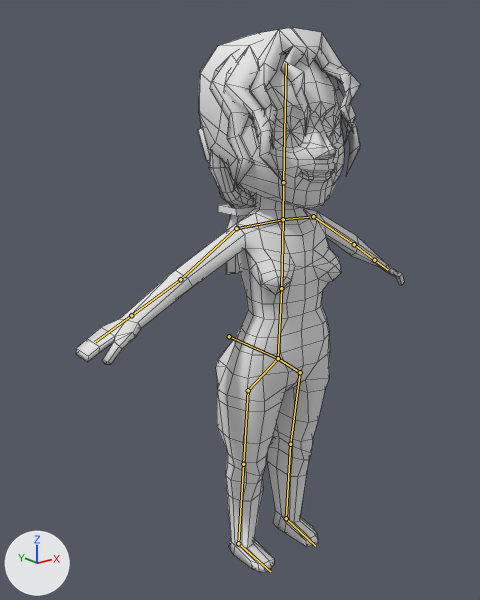
What one commit did to the Blender file OculusWalkerDemo/_asset/Chr/c9000/c9000.blend.
One viewpoint serves both versions: a camera (50 mm lens) standing at (-1.373, -1.603, 1.563) and looking at (-0.072, 0.023, 0.913). The lights are fixed; the arrows at lower left show +X, +Y and +Z. The bones that bend it are drawn over the model as lines. Mesh edges are drawn as thin lines.

Objects in the first picture: 'body'.
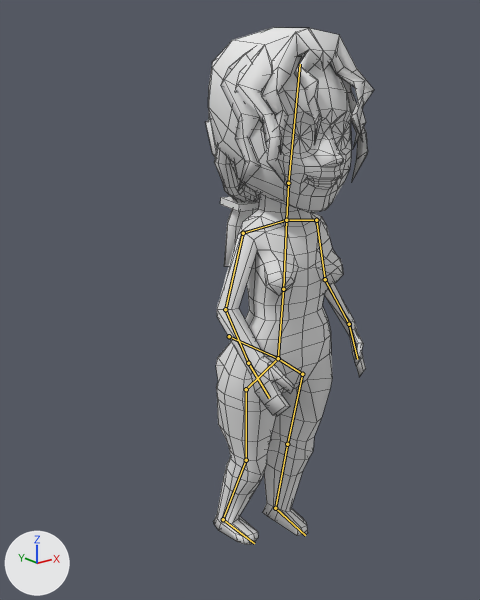
The newer file adds an action. The first version stands in its rest pose; the second is drawn at frame 25 of the action 'Jog'.

Where the change shows, as pixel boxes (x1, y1, x2, y2) in the pictures (480 x 600 px):
'body', posed (49% narrower): before (76, 27, 404, 573); after (206, 27, 374, 545)
bone 'Spine', root to tip: before (278, 358) to (281, 288); after (278, 358) to (283, 289)
bone 'Chest', root to tip: before (281, 288) to (283, 219); after (283, 289) to (286, 220)
bone 'Shoulder_R', root to tip: before (283, 219) to (236, 228); after (286, 220) to (243, 233)
bone 'UpperArm_R', root to tip: before (236, 228) to (180, 279); after (243, 233) to (225, 309)
bone 'LowerArm_R', root to tip: before (180, 279) to (131, 315); after (225, 309) to (248, 363)
bone 'Hand_R', root to tip: before (131, 315) to (95, 342); after (248, 363) to (269, 398)
bone 'Shoulder_L', root to tip: before (283, 219) to (313, 216); after (286, 220) to (316, 220)
bone 'UpperArm_L', root to tip: before (313, 216) to (354, 244); after (316, 220) to (325, 279)
bone 'LowerArm_L', root to tip: before (354, 244) to (374, 260); after (325, 279) to (349, 324)
bone 'Hand_L', root to tip: before (374, 260) to (388, 270); after (349, 324) to (357, 359)
bone 'Head', root to tip: before (283, 182) to (286, 63); after (288, 183) to (300, 64)
bone 'Hip_R', root to tip: before (278, 358) to (248, 390); after (278, 358) to (246, 389)
bone 'UpperLeg_R', root to tip: before (248, 390) to (243, 464); after (246, 389) to (246, 460)
bone 'LowerLeg_R', root to tip: before (243, 464) to (238, 543); after (246, 460) to (223, 519)
bone 'Foot_R', root to tip: before (238, 543) to (270, 571); after (223, 519) to (254, 543)
bone 'Hip_L', root to tip: before (278, 358) to (300, 372); after (278, 358) to (302, 374)
bone 'UpperLeg_L', root to tip: before (300, 372) to (290, 444); after (302, 374) to (287, 444)
bone 'LowerLeg_L', root to tip: before (290, 444) to (286, 518); after (287, 444) to (275, 508)
bone 'Foot_L', root to tip: before (286, 518) to (315, 546); after (275, 508) to (305, 535)

The change in detail:
Bone 'Spine' (bone_spine) turns from (0, 0, 0) to (2, 0, 0) degrees about its own x, y and z.
Bone 'Chest' (bone_chest) turns from (0, 0, 0) to (-1, 0, -1) degrees about its own x, y and z.
Bone 'Shoulder_R' (bone_shoulder_r) turns from (0, 0, 0) to (-2, -3, 7) degrees about its own x, y and z.
Bone 'UpperArm_R' (bone_upperarm_r) turns from (0, 0, 0) to (-36, 6, 18) degrees about its own x, y and z.
Bone 'LowerArm_R' (bone_lowerarm_r) turns from (0, 0, 0) to (11, -7, 48) degrees about its own x, y and z.
Bone 'Hand_R' (bone_hand_r) turns from (0, 0, 0) to (-11, 0, 6) degrees about its own x, y and z.
Bone 'Shoulder_L' (bone_shoulder_l) turns from (0, 0, 0) to (-3, -5, 0) degrees about its own x, y and z.
Bone 'UpperArm_L' (bone_upperarm_l) turns from (0, 0, 0) to (-36, -2, -10) degrees about its own x, y and z.
Bone 'LowerArm_L' (bone_lowerarm_l) turns from (0, 0, 0) to (11, 23, -50) degrees about its own x, y and z.
Bone 'Hand_L' (bone_hand_l) turns from (0, 0, 0) to (-15, -1, -5) degrees about its own x, y and z.
Bone 'Head' (bone_head) turns from (0, 0, 0) to (5, 0, 1) degrees about its own x, y and z.
Bone 'Hip_R' (bone_hip_r) turns from (0, 0, 0) to (-7, 0, -1) degrees about its own x, y and z.
Bone 'UpperLeg_R' (bone_upperleg_r) moves from (0.0, 0.0, 0.0) to (0.008, -0.034, -0.044).
Bone 'UpperLeg_R' (bone_upperleg_r) turns from (0, 0, 0) to (-3, -1, -1) degrees about its own x, y and z.
Bone 'LowerLeg_R' (bone_lowerleg_r) moves from (0.0, 0.0, 0.0) to (-0.006, -0.123, -0.126).
Bone 'LowerLeg_R' (bone_lowerleg_r) turns from (0, 0, 0) to (18, -6, 2) degrees about its own x, y and z.
Bone 'Foot_R' (bone_foot_r) moves from (0.0, 0.0, 0.0) to (-0.038, 0.116, -0.215).
Bone 'Foot_R' (bone_foot_r) turns from (0, 0, 0) to (20, -4, -1) degrees about its own x, y and z.
Bone 'Hip_L' (bone_hip_l) turns from (0, 0, 0) to (5, 0, -2) degrees about its own x, y and z.
Bone 'UpperLeg_L' (bone_upperleg_l) turns from (0, 0, 0) to (7, -26, 0) degrees about its own x, y and z.
Bone 'LowerLeg_L' (bone_lowerleg_l) turns from (0, 0, 0) to (4, 6, -6) degrees about its own x, y and z.
Bone 'Foot_L' (bone_foot_l) turns from (0, 0, 0) to (7, -12, -14) degrees about its own x, y and z.
